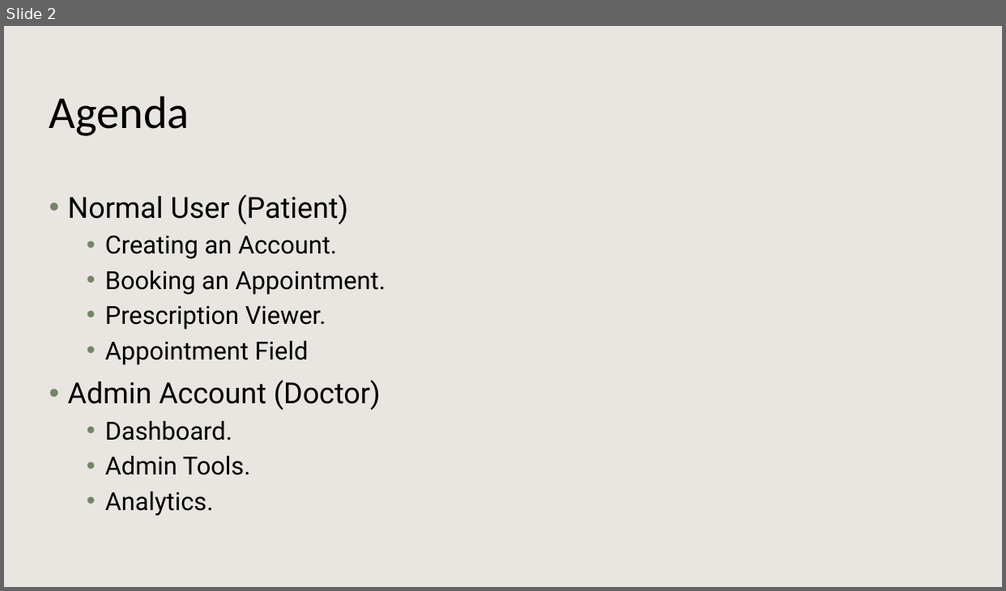
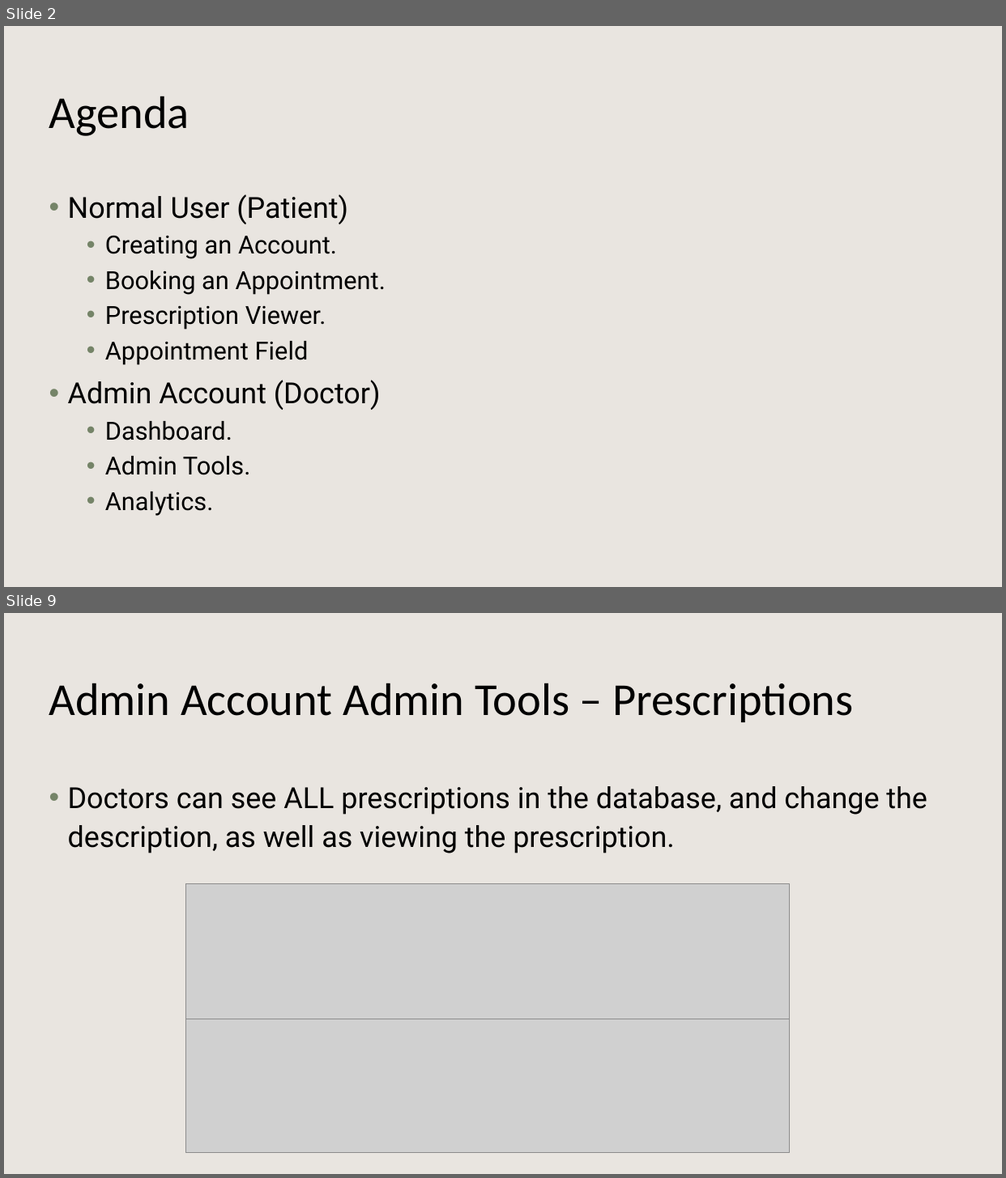
Before and after one commit to Kaylaheady/webDevPortalAndScheduling, a slide deck: docs/Online Appointment and Record System Demo.pptx. Shown one above the other, each under a label of ours: slide 2 before the commit, slides 2 and 9 after it; the slides between them are not shown. The pictures are 1006x591 and 1006x1178 pixels, drawn with LibreOffice and Linux fonts; fonts in the diff are those of the drawing; grey boxes stand for pictures; background and template pictures are left out. Boxes give left, top, right and bottom in pixels: in the first picture for what was removed or moved away, otherwise in the second. Text is boxed around its words. In the diff, an @@ line names an element or a change of style, - is before the commit and + after.

```diff
--- a/docs/Online Appointment and Record System Demo.pptx
+++ b/docs/Online Appointment and Record System Demo.pptx
@@ slide 9 added at [4, 613, 1002, 1174], background #FFFFFF; not listed: 1 template element that a slide beside it also shows @@
@@ title added at [49, 683, 854, 722], 44 pt, text #000000 @@
+Admin Account Admin Tools – Prescriptions
@@ text added at [68, 786, 927, 854], 28 pt, text #000000 @@
+• Doctors can see ALL prescriptions in the database, and change the description, as well as viewing the prescription.
@@ picture added at [186, 884, 790, 1020] @@
@@ picture added at [186, 1020, 790, 1153] @@
```
Also in this commit, not shown: 9 other slides added.
